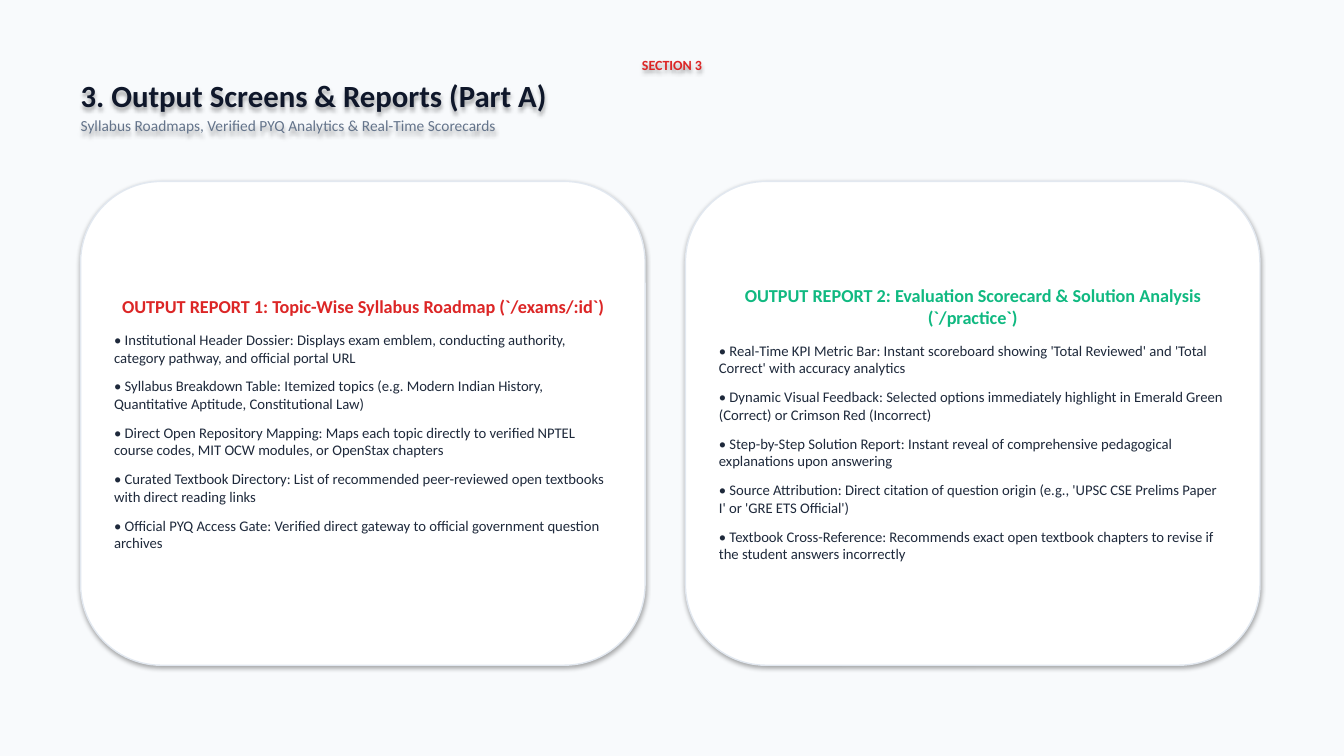
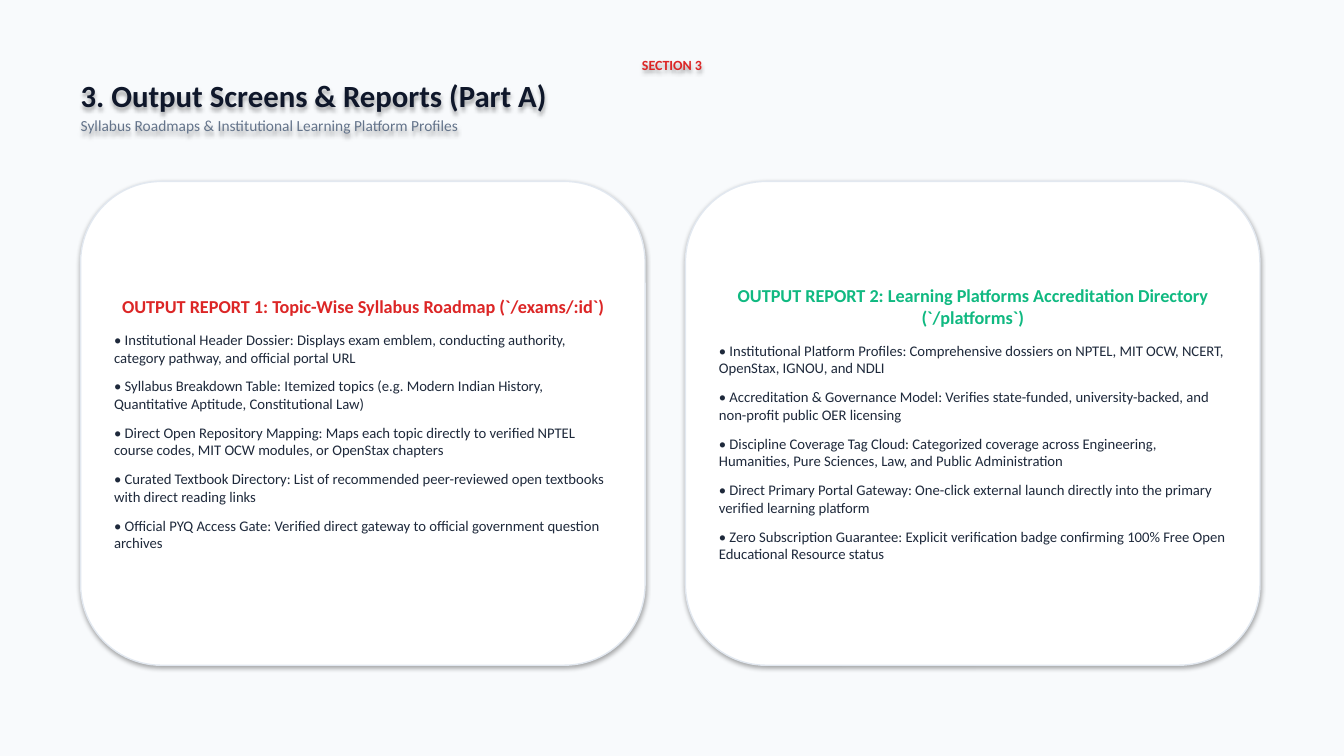
Before and after one commit to hrishikeshjh/technoedu, a slide deck: slide 5 of TechnoWallah_Executive_Presentation.pptx. Drawn at 1344x756 pixels with LibreOffice and Linux fonts; fonts in the diff are those of the drawing. Boxes give left, top, right and bottom in pixels: in the first picture for what was removed or moved away, otherwise in the second. Text is boxed around its words. In the diff, an @@ line names an element or a change of style, - is before the commit and + after.

Commit message:
feat: remove practice archive and update navigation, routes, and docs

```diff
--- a/TechnoWallah_Executive_Presentation.pptx
+++ b/TechnoWallah_Executive_Presentation.pptx
@@ text at (x1=81, y1=120, x2=458, y2=134): text changed @@
-Syllabus Roadmaps, Verified PYQ Analytics & Real-Time Scorecards
+Syllabus Roadmaps & Institutional Learning Platform Profiles
@@ text in rounded rectangle at (x1=719, y1=289, x2=1225, y2=559): text changed @@
-OUTPUT REPORT 2: Evaluation Scorecard & Solution Analysis (`/practice`)
-• Real-Time KPI Metric Bar: Instant scoreboard showing 'Total Reviewed' and 'Total Correct' with accuracy analytics
-• Dynamic Visual Feedback: Selected options immediately highlight in Emerald Green (Correct) or Crimson Red (Incorrect)
-• Step-by-Step Solution Report: Instant reveal of comprehensive pedagogical explanations upon answering
-• Source Attribution: Direct citation of question origin (e.g., 'UPSC CSE Prelims Paper I' or 'GRE ETS Official')
-• Textbook Cross-Reference: Recommends exact open textbook chapters to revise if the student answers incorrectly
+OUTPUT REPORT 2: Learning Platforms Accreditation Directory (`/platforms`)
+• Institutional Platform Profiles: Comprehensive dossiers on NPTEL, MIT OCW, NCERT, OpenStax, IGNOU, and NDLI
+• Accreditation & Governance Model: Verifies state-funded, university-backed, and non-profit public OER licensing
+• Discipline Coverage Tag Cloud: Categorized coverage across Engineering, Humanities, Pure Sciences, Law, and Public Administration
+• Direct Primary Portal Gateway: One-click external launch directly into the primary verified learning platform
+• Zero Subscription Guarantee: Explicit verification badge confirming 100% Free Open Educational Resource status
```
Also in this commit, not shown: 2 other slides changed, 10 other files.
